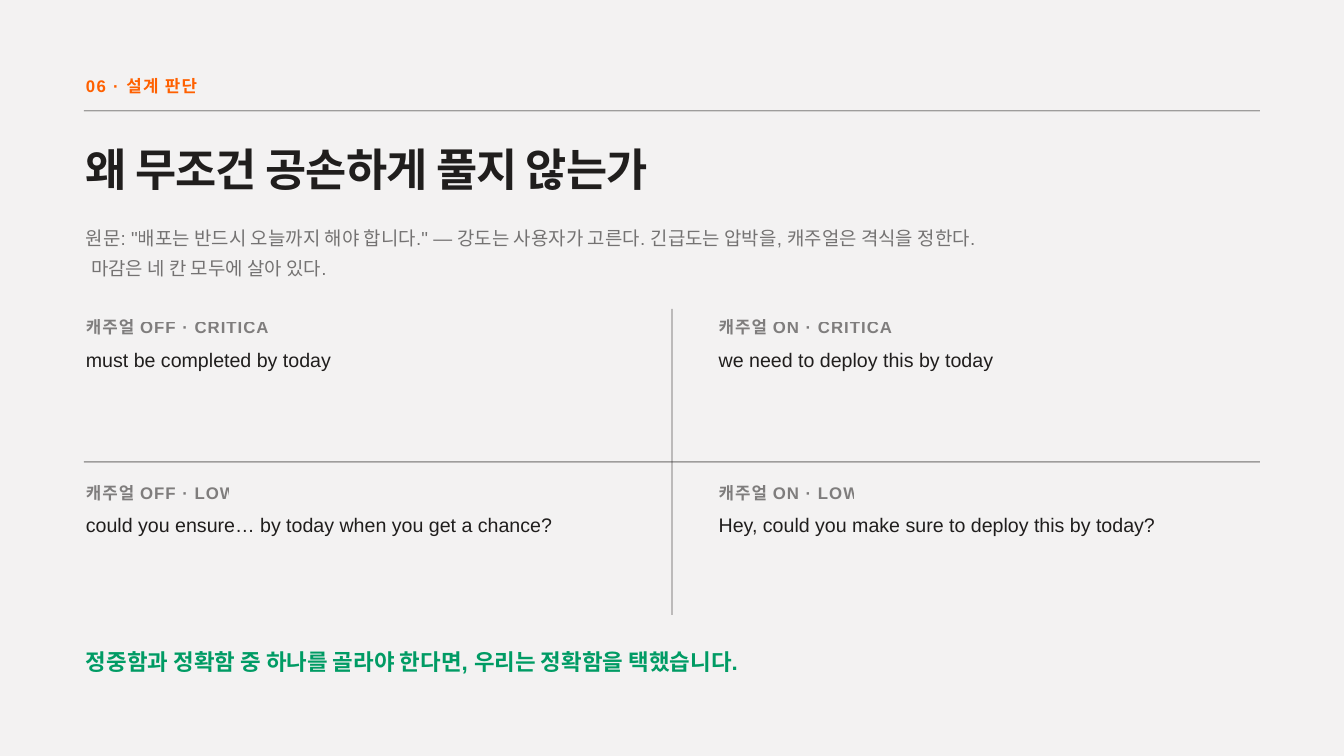
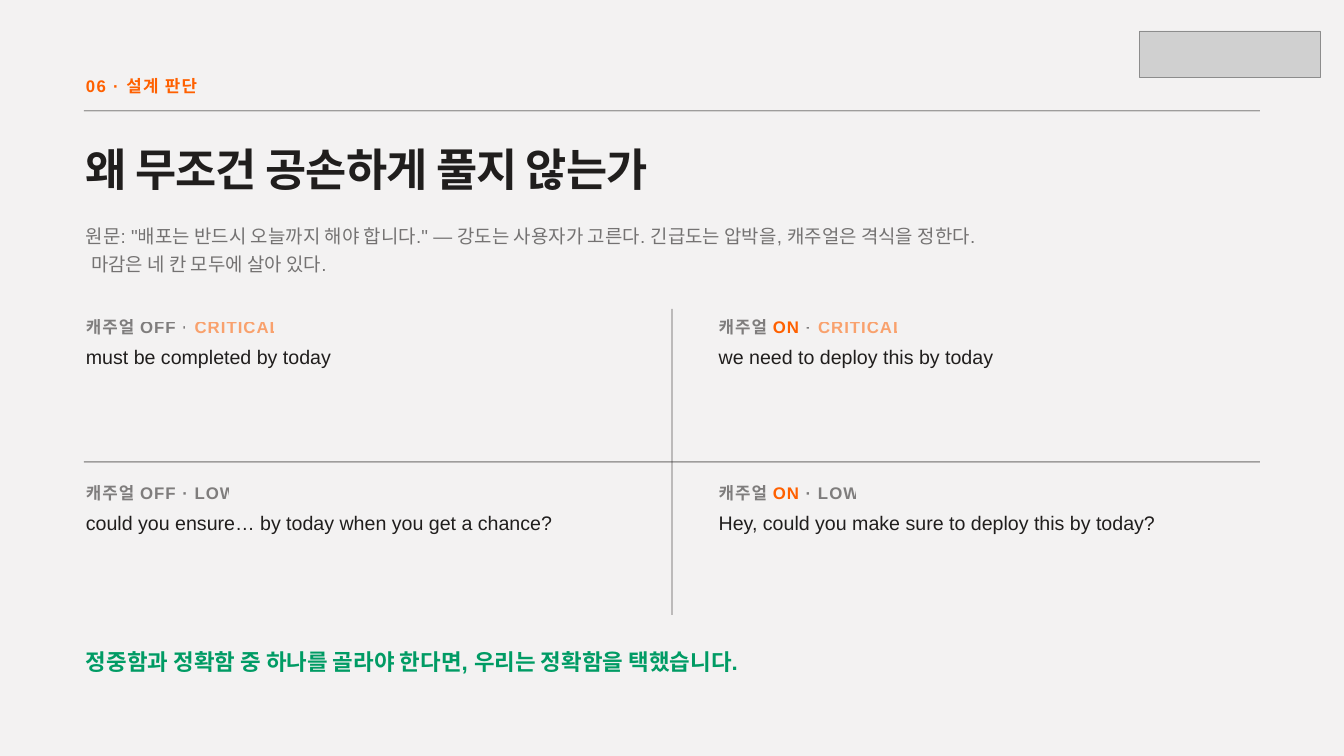
Before and after one commit to ssong2332/sai, a slide deck: slide 6 of docs/submission/IR-Deck.pptx. Drawn at 1344x756 pixels with LibreOffice and Linux fonts; fonts in the diff are those of the drawing; grey boxes stand for pictures. Boxes give left, top, right and bottom in pixels: in the first picture for what was removed or moved away, otherwise in the second. Text is boxed around its words. In the diff, an @@ line names an element or a change of style, - is before the commit and + after.

```diff
--- a/docs/submission/IR-Deck.pptx
+++ b/docs/submission/IR-Deck.pptx
@@ picture added at box(1140, 31, 1320, 77) @@
@@ text "원문: "배포는 반드시 오늘까지 해야 ..." at box(86, 227, 976, 273): line spacing 1.35 to 1.25 @@
@@ text "캐주얼 OFF · CRITICAL" at box(86, 319, 280, 335): text colour #201E1D at 55% opacity to #FF6000 at 55% opacity in "CRITICAL" @@
@@ text "캐주얼 ON · CRITICAL" at box(719, 319, 903, 335): text colour #201E1D at 55% opacity to #FF6000 in "ON"; text colour #201E1D at 55% opacity to #FF6000 at 55% opacity in "CRITICAL" @@
@@ text "캐주얼 ON · LOW" at box(719, 485, 859, 501): text colour #201E1D at 55% opacity to #FF6000 in "ON" @@
@@ line spacing 1.23 to 1.12 in 4 elements at box(86, 349, 331, 368), box(719, 349, 993, 368), box(86, 515, 552, 534), box(719, 515, 1155, 534) @@
```
Also in this commit, not shown: 10 other slides changed.
